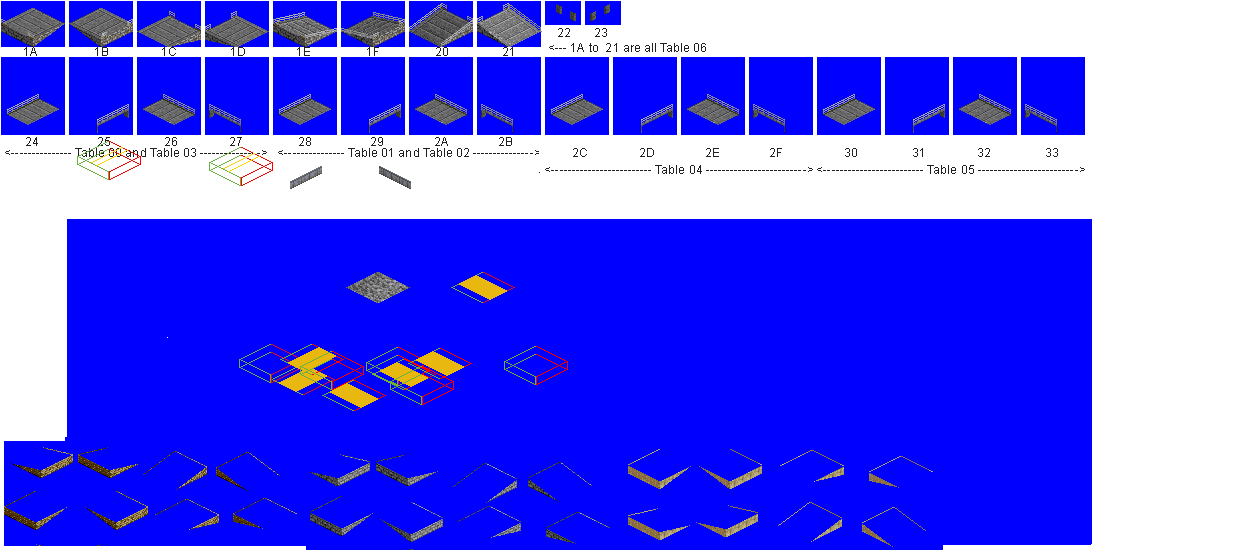
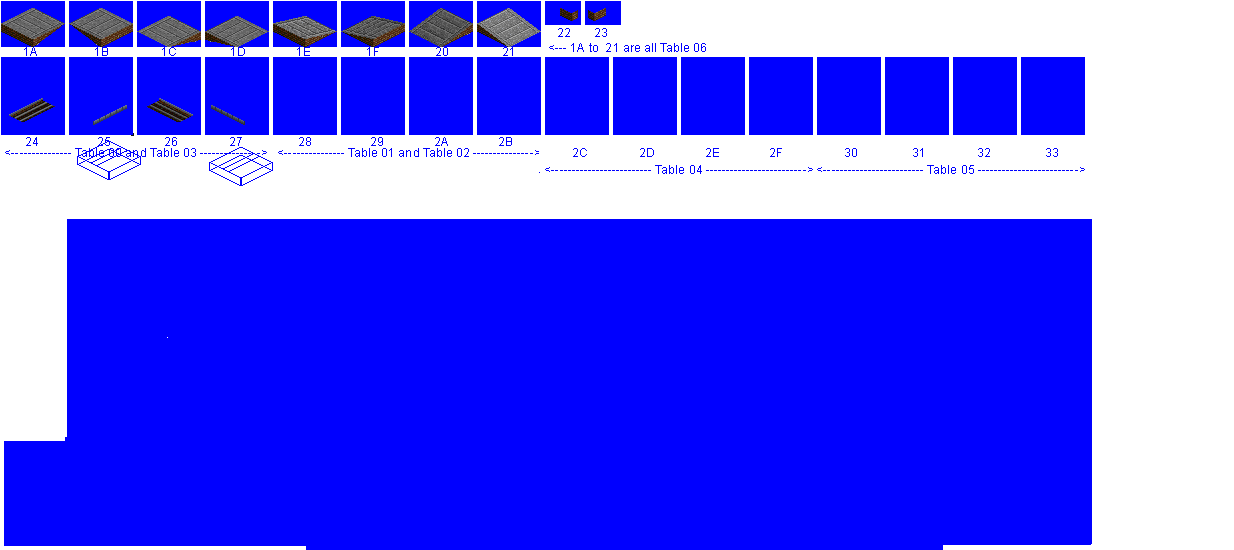
The second 1234 × 550 image is a revision of the first. Changes to its layers:
added layer "brix" above "trestle copy" over [1, 8, 606, 47]
added layer "new" above "jp" over [1, 3, 606, 136]
hid "jp" over [5, 8, 1009, 125]
hid "foundation" over [1, 4, 1057, 189]
painted on "flyingjunction_rails.png" over [1, 3, 1085, 550]
